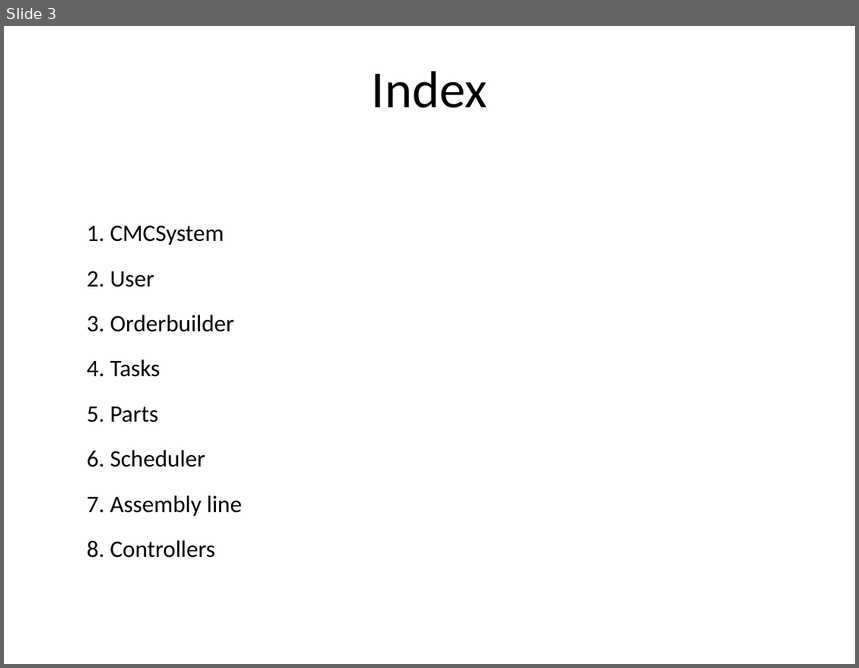
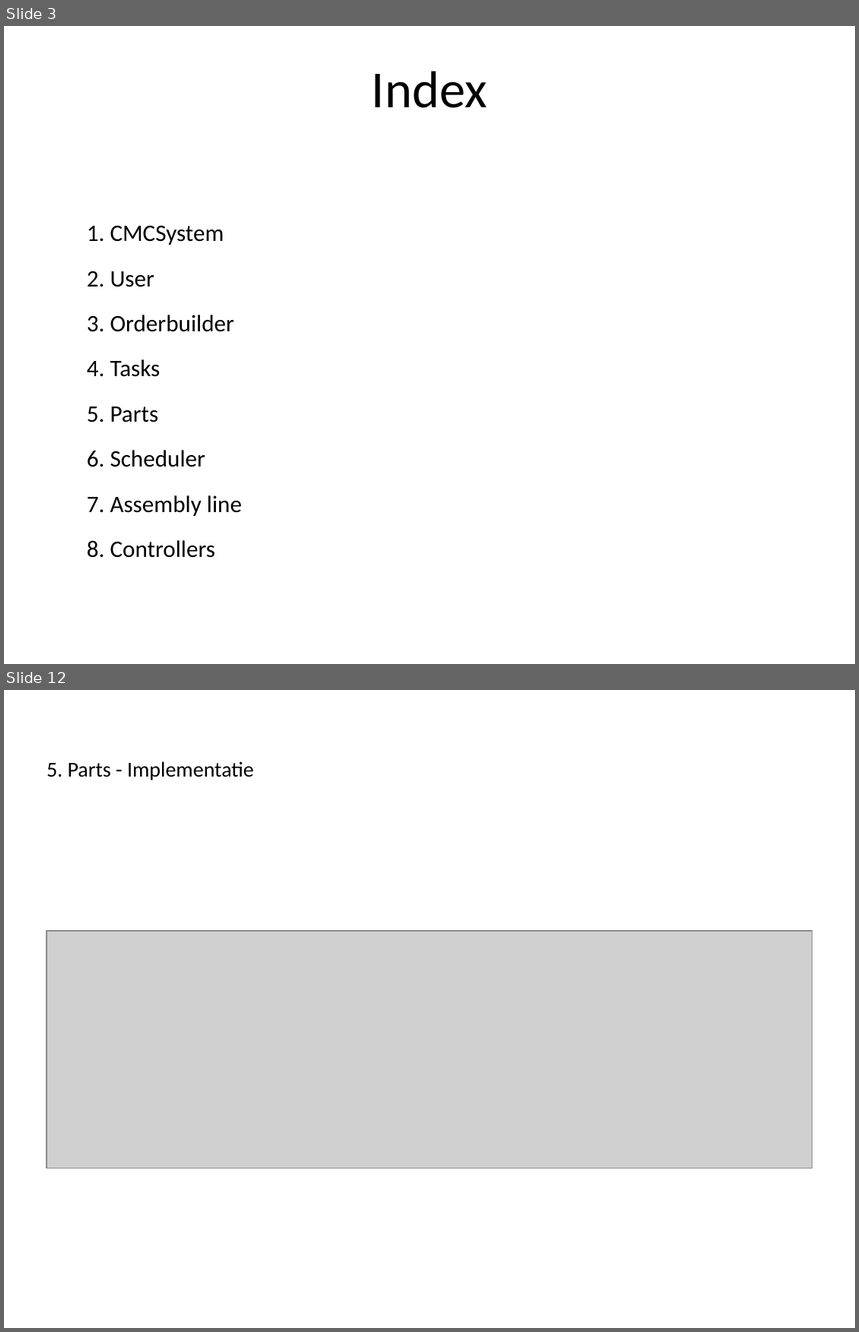
Before and after one commit to Novarg1/SWOP21, a slide deck: presentatie/Presentatie_Iteratie3.odp. Shown one above the other, each under a label of ours: slide 3 before the commit, slides 3 and 12 after it; the slides between them are not shown. The pictures are 859x668 and 859x1332 pixels, drawn with LibreOffice and Linux fonts; fonts in the diff are those of the drawing; grey boxes stand for pictures. Boxes give left, top, right and bottom in pixels: in the first picture for what was removed or moved away, otherwise in the second. Text is boxed around its words. In the diff, an @@ line names an element or a change of style, - is before the commit and + after.

```diff
--- a/presentatie/Presentatie_Iteratie3.odp
+++ b/presentatie/Presentatie_Iteratie3.odp
@@ slide 12 added at <box>4,690,855,1328</box>, background #FFFFFF @@
@@ title added at <box>47,761,254,780</box>, 18 pt, text #000000 @@
+5. Parts - Implementatie
@@ picture added at <box>47,931,813,1168</box> @@
```
Also in this commit, not shown: 2 slides changed, 22 other slides added.
